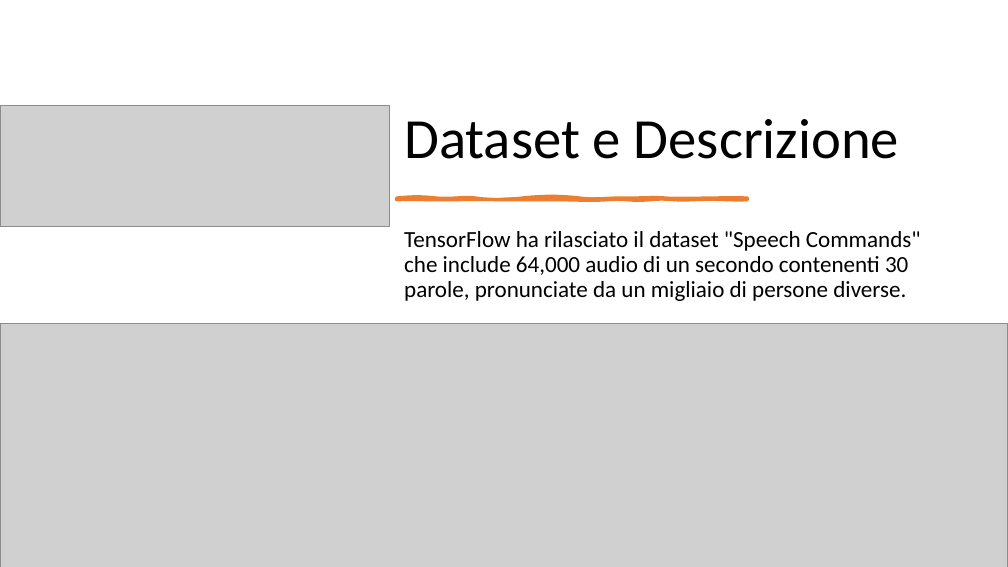
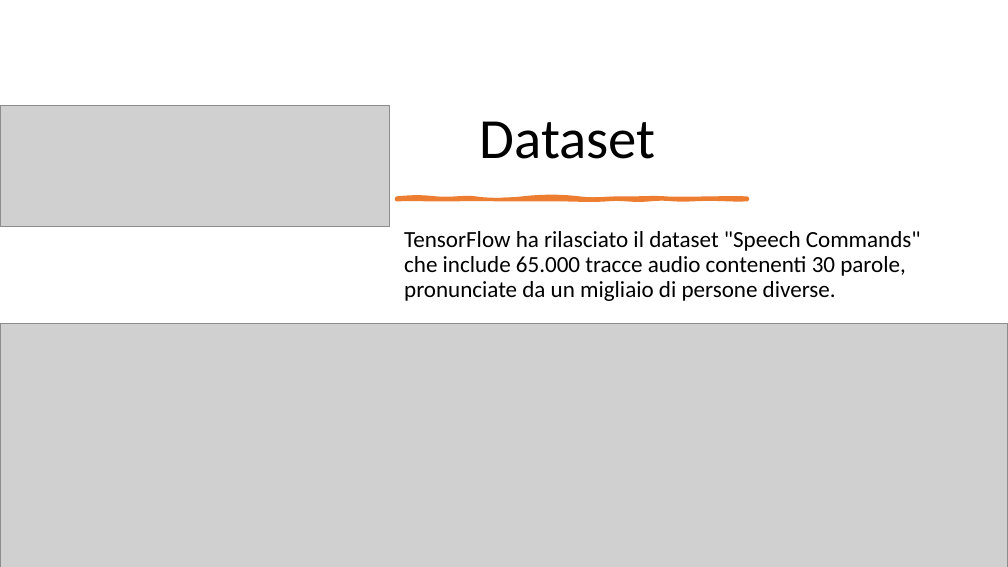
Before and after one commit to stecno04/speech-recognition-cnn, a slide deck: slide 2 of Carobene_Stefano_ML.pptx. Drawn at 1008x567 pixels with LibreOffice and Linux fonts; fonts in the diff are those of the drawing; grey boxes stand for pictures. Boxes give left, top, right and bottom in pixels: in the first picture for what was removed or moved away, otherwise in the second. Text is boxed around its words. In the diff, an @@ line names an element or a change of style, - is before the commit and + after.

```diff
--- a/Carobene_Stefano_ML.pptx
+++ b/Carobene_Stefano_ML.pptx
@@ title at (480, 121, 656, 159): text changed @@
-Dataset e Descrizione
+Dataset
@@ text at (404, 231, 921, 301): text changed @@
-TensorFlow ha rilasciato il dataset "Speech Commands" che include 64,000 audio di un secondo contenenti 30 parole, pronunciate da un migliaio di persone diverse.
+TensorFlow ha rilasciato il dataset "Speech Commands" che include 65.000 tracce audio contenenti 30 parole, pronunciate da un migliaio di persone diverse.
```
Also in this commit, not shown: 3 other slides changed, 3 other files.
